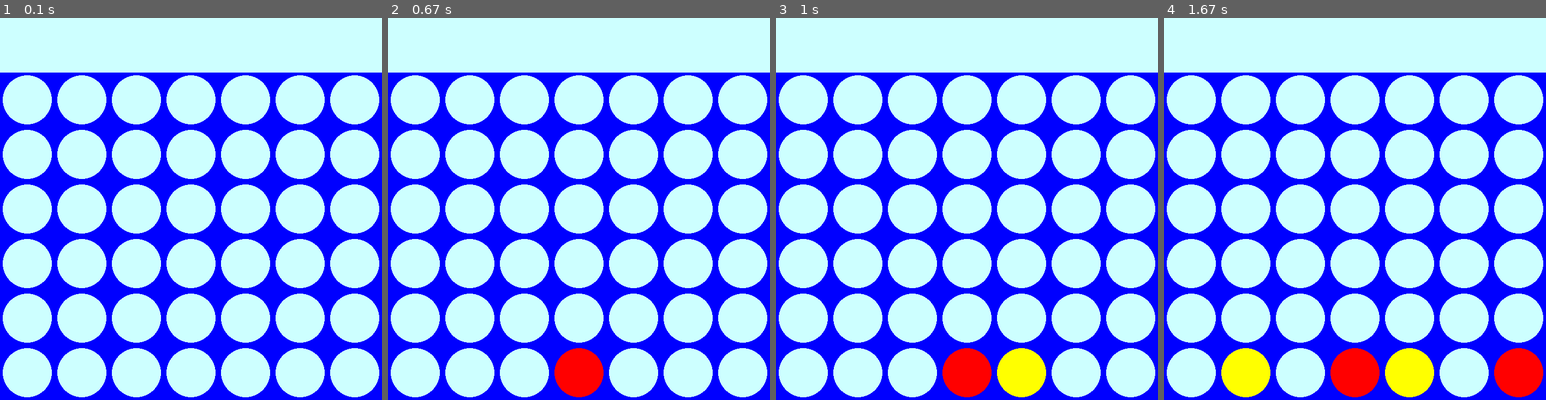
Above: before the commit, frames 1-4 (left to right).
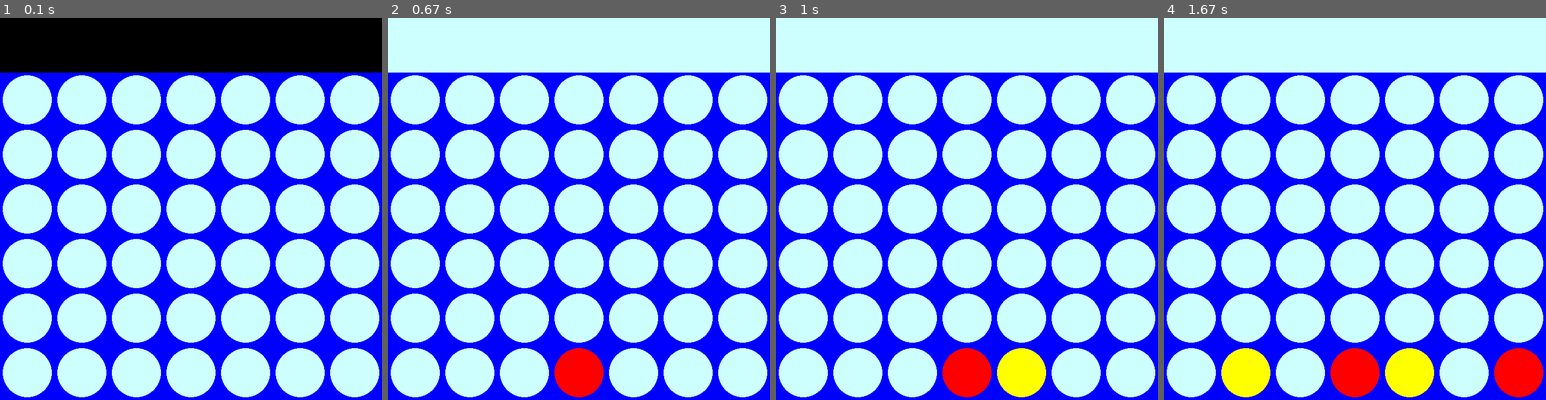
Above: after the commit, the same moments.

Repository: MichaelRea-NZ/Connect-4-Python-MVC-Refactor
Game: pygame game, started from controller.py
The game is run twice, just before and just after one commit, with the same random seed, the same clock (stepped at 60 frames per second) and the same inputs.
Inputs (mouse positions are in pixels of both pictures, inside the frame that each line leads up to):
- Up to frame 1 (0.1 s): no input
- Up to frame 2 (0.67 s): click (579, 209) at 0.38 s
- Up to frame 3 (1 s): click (1005, 293) at 0.72 s
- Up to frame 4 (1.67 s): click (1496, 342) at 1.05 s; click (1263, 132) at 1.38 s

The runs differ from the first frame. In frame 1, 14% of the frame differs, in the area x 0-100%, y 0-15%; in frame 2, nothing differs; in frame 3, nothing differs; in frame 4, nothing differs.

Commit message:
First commit

Diff:
--- a/connect4PygameView.py
+++ b/connect4PygameView.py
@@ -39,7 +39,7 @@
                         HEIGHT - int(r * GAP_SIZE + GAP_SIZE / 2)), RADIUS)
 
         self.update_window()
-        self.top()
+        #self.top()
 
     def top(self):
         pygame.draw.rect(self.screen, BACKGROUND,
